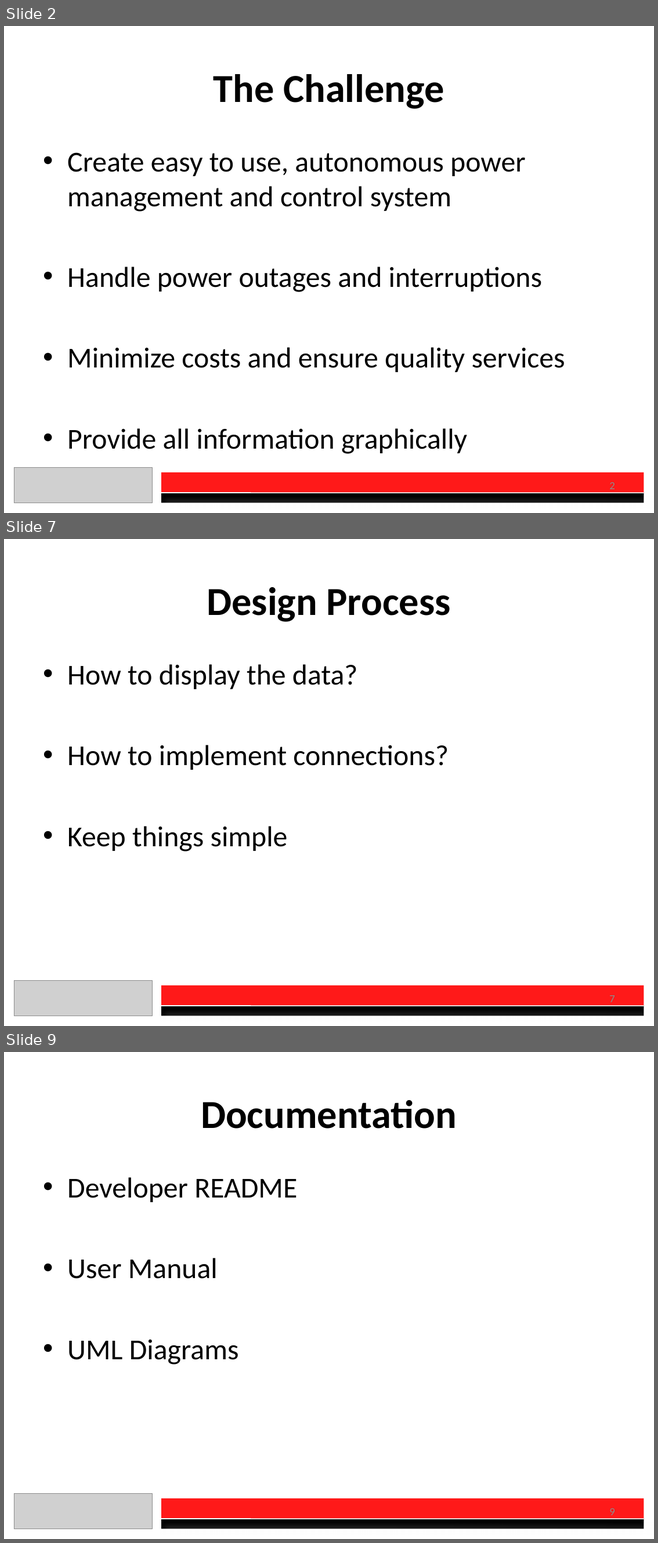
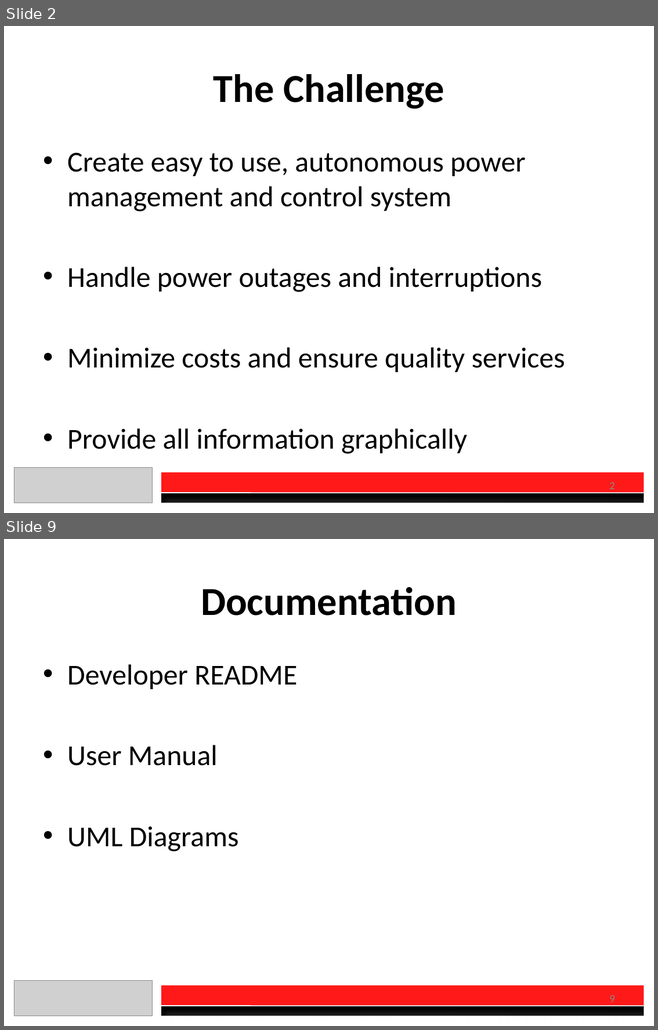
Before and after one commit to DanielSauve/OEC2017, a slide deck: Presentation.pptx. Shown one above the other, each under a label of ours: slides 2, 7 and 9 before the commit, slides 2 and 9 after it; the slides between them are not shown. The pictures are 658x1543 and 658x1030 pixels, drawn with LibreOffice and Linux fonts; fonts in the diff are those of the drawing; grey boxes stand for pictures. Boxes give left, top, right and bottom in pixels: in the first picture for what was removed or moved away, otherwise in the second. Text is boxed around its words. In the diff, an @@ line names an element or a change of style, - is before the commit and + after.

```diff
--- a/Presentation.pptx
+++ b/Presentation.pptx
@@ slide 7 removed at bbox=[4, 539, 654, 1026], background #FFFFFF @@
@@ title removed at bbox=[206, 587, 451, 622] @@
-Design Process
@@ text removed at bbox=[67, 664, 448, 852] @@
-• How to display the data?
-• How to implement connections?
-• Keep things simple
@@ picture removed at bbox=[14, 981, 152, 1016] @@
@@ rectangle removed at bbox=[161, 986, 643, 1006] @@
@@ rectangle removed at bbox=[161, 1006, 643, 1016] @@
@@ line removed from (161, 1006) to (643, 1006) @@
@@ page number removed at bbox=[609, 995, 614, 1006] @@
-7
```
Also in this commit, not shown: 4 slides changed, 3 slides added, 2 other slides removed, 1 other file.
